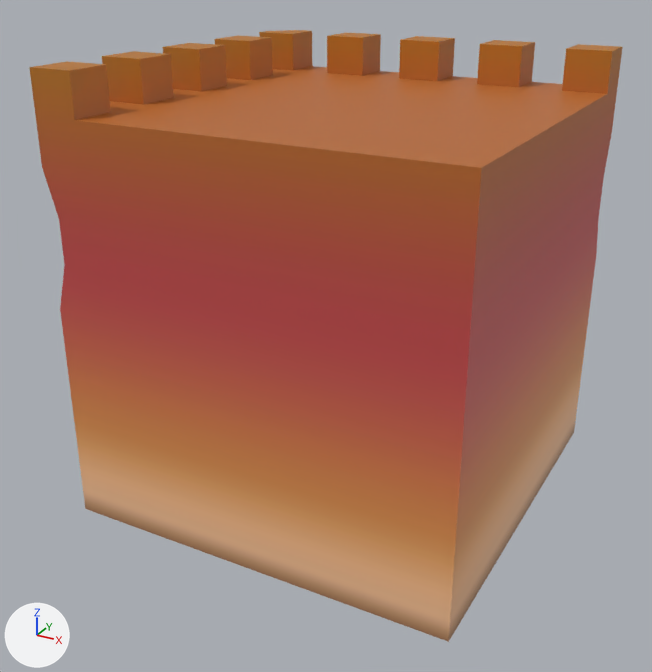
The FBX model Assets/Models/TileSets/Tileset 1/fort4.001.fbx, before and after one commit.
One viewpoint serves both versions: a camera (50 mm lens) standing at (0.987, -1.918, 0.845) and looking at (-0.025, -0.077, -0.076). The lights are fixed; the arrows at lower left show +X, +Y and +Z. Where no turn or scale is listed for an object, it has been applied to the vertices.

The first picture shows 'fort4.001'.
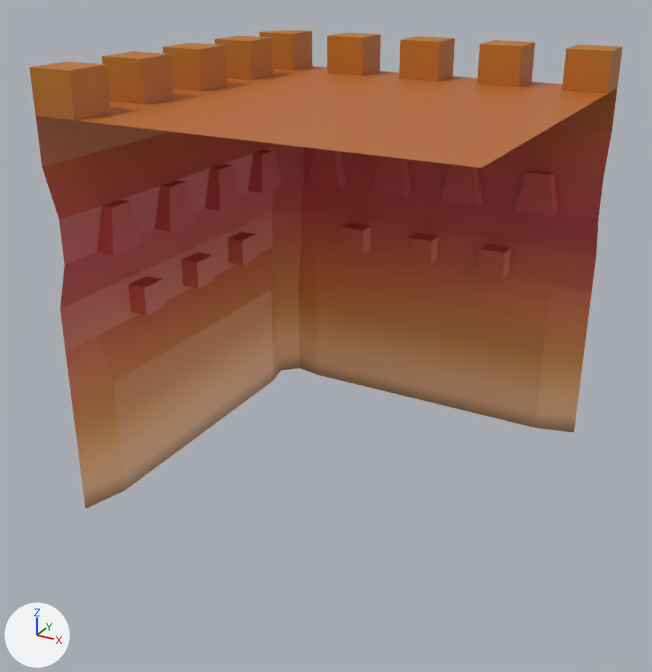
Changed parts and their boxes (x1, y1, x2, y2) in the pictures (652 x 672 px):
'fort4.001', reshaped (22% shorter)
    before: (29, 30, 622, 642)
    after: (29, 30, 622, 509)
part 1 of me_cube_047, deleted (brown)
    before: (36, 88, 617, 642)

The change in detail:
me_cube_047 is used by ob_fort4_001; location (0.0, 0.0, 0.0).
me_cube_047 had 374 vertices, 309 faces and spanned x -0.5..0.5, y -0.5..0.5, z -0.5..0.6.
me_cube_047 now has 349 vertices, 306 faces and spans x -0.5..0.5, y -0.5..0.5, z -0.5..0.6.
Part 1, on me_cube_047:
25 vertices are removed from x -0.389..0.5, y -0.5..0.389, z -0.5..0.389.
3 faces are deleted.
